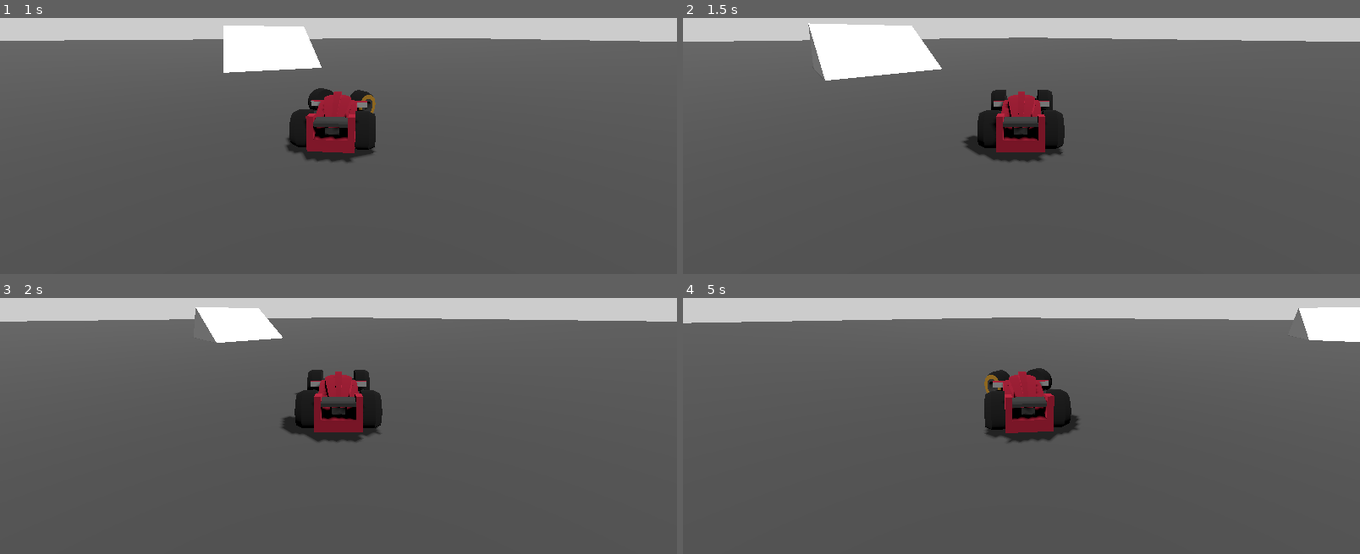
Above: before the commit, frames 1-4 (two rows, left to right).
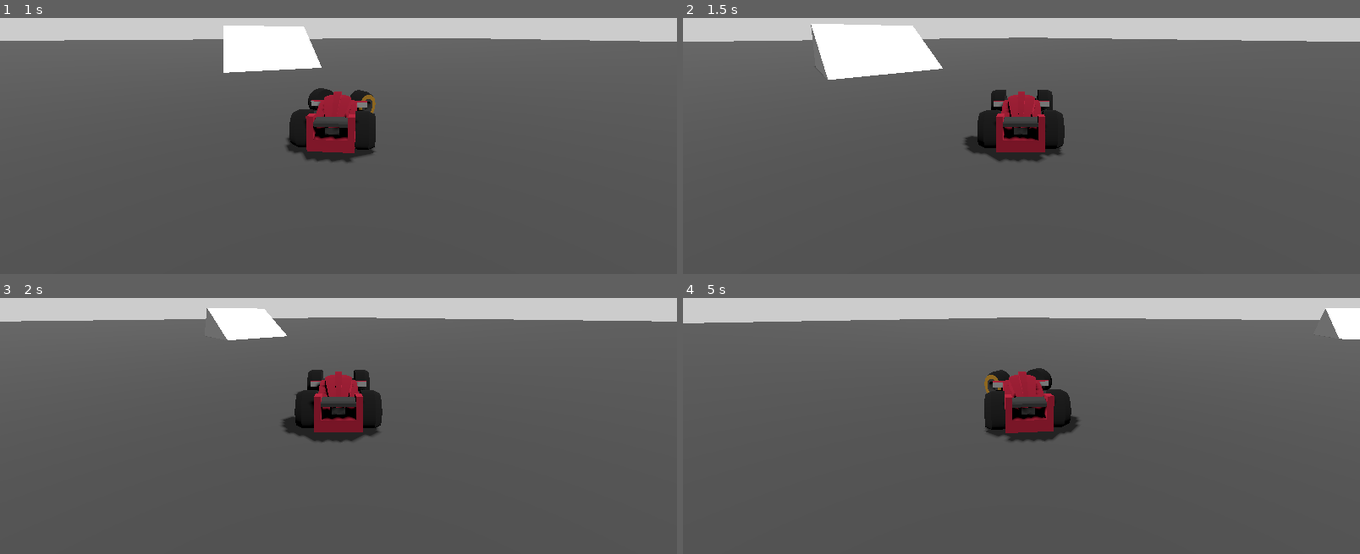
Above: after the commit, the same moments.

Repository: mdalpiaz/Godot4DrivingTest
Game: Godot game, scene res://main.tscn
Same seed, same stepped clock (60 frames per second), same inputs: the game is played once before the commit and once after it.
Inputs:
- Up to frame 1 (1 s): tap Enter at 0.5 s; hold D (right) from 0.53 s (still down)
- Up to frame 2 (1.5 s): release D (right) at 1.28 s; hold S (backward) from 1.28 s (still down)
- Up to frame 3 (2 s): keep holding S (backward)
- Up to frame 4 (5 s): release S (backward) at 2.03 s; hold D (right) 2.03-2.78 s; hold W (forward) 2.78-3.53 s; hold A (left) from 3.53 s (still down)

Frame 1 is identical in both runs. In frame 2, 0.2% of the frame differs, in the area x 18-93%, y 1-57%; in frame 3, 0.5%; in frame 4, 0.8%, in the area x 1-100%, y 3-57%.

Commit message:
the car finally aligns with the floor

Diff:
--- a/assets/scripts/car_controls.gd
+++ b/assets/scripts/car_controls.gd
@@ -9,9 +9,9 @@
 
 const FRICTION = 20.0
 const MAX_SPEED = 25.0
-const ACCELERATION = 50.0
+const ACCELERATION = 60.0
 const STEERING_SENSITIVITY = 4.0
-const CAR_TO_FLOOR_ROTATION_SPEED = 4.0
+const FLOOR_ALIGN_SPEED = 10.0
 
 var steering = 0.0
 
@@ -33,8 +33,11 @@
 	velocity += global_transform.basis.z * ACCELERATION * backward * delta
 	velocity = velocity.limit_length(20)
 
-	print(car_model.rotation)
-	print(get_slide_collision(0).get)
+	# but why does this work?
+	var xform = _align_with_y(car_model.global_transform, get_floor_normal())
+	car_model.global_transform = car_model.global_transform.interpolate_with(xform, FLOOR_ALIGN_SPEED * delta)
+	car_model.rotation.y = 0.0
+
 	var steer_angle = steering * STEERING_SENSITIVITY * delta
 	rotate_y(steer_angle)
 	velocity = velocity.rotated(Vector3.UP, steer_angle)
